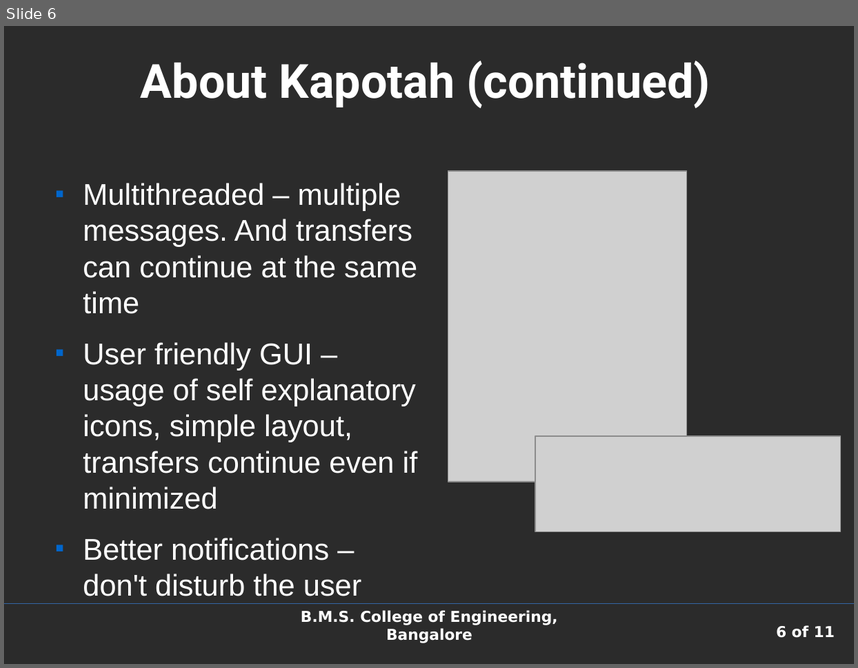
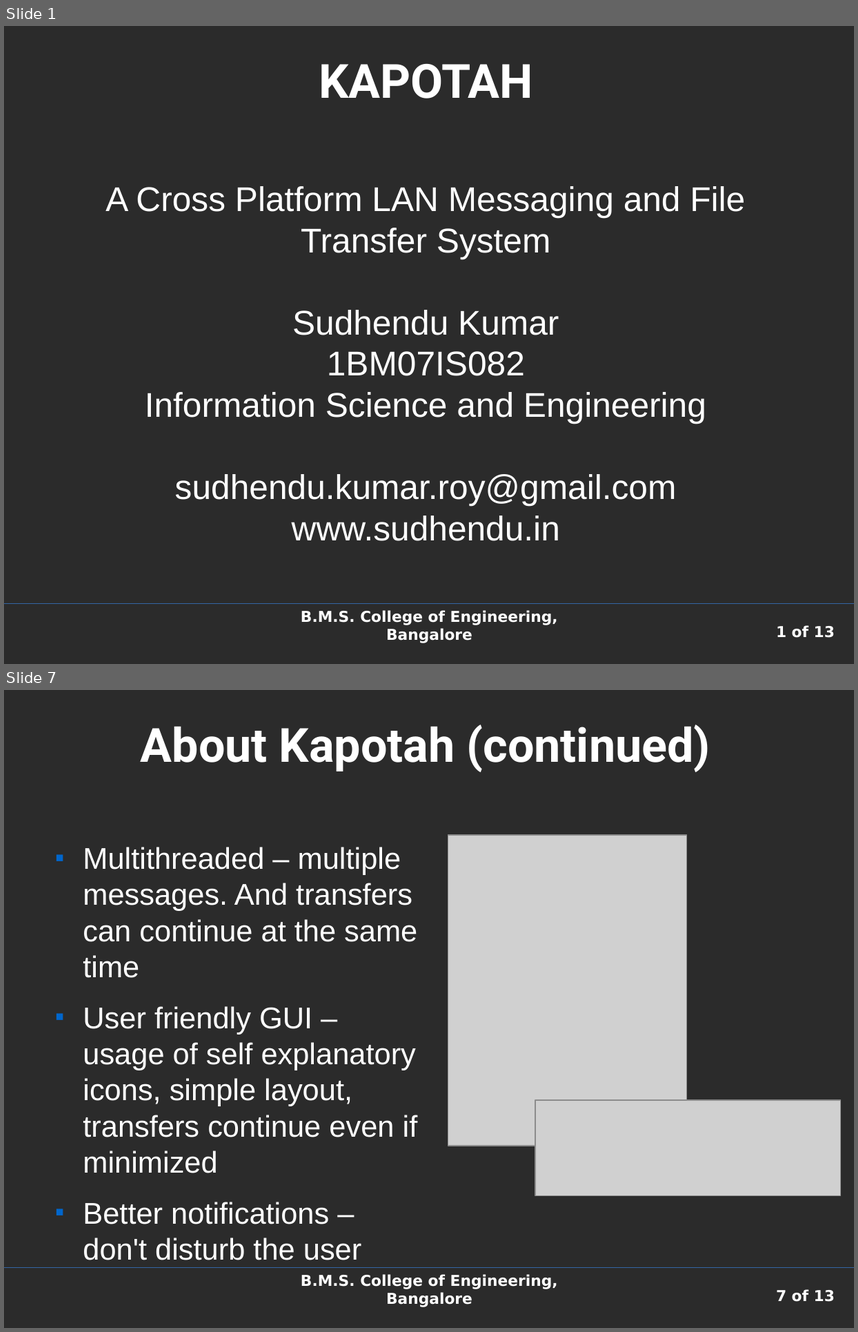
Before and after one commit to shaan7/Kapotah, a slide deck: docs/presentation.odp. Shown one above the other, each under a label of ours: slide 6 before the commit, slides 1 and 7 after it; the slides between them are not shown. The pictures are 858x668 and 858x1332 pixels, drawn with LibreOffice and Linux fonts; fonts in the diff are those of the drawing; grey boxes stand for pictures; background and template pictures are left out; a plain dark background stands for a picture behind light text. Boxes give left, top, right and bottom in pixels: in the first picture for what was removed or moved away, otherwise in the second. Text is boxed around its words. In the diff, an @@ line names an element or a change of style, - is before the commit and + after.

```diff
--- a/docs/presentation.odp
+++ b/docs/presentation.odp
@@ slide 1 added at [4, 26, 854, 664], background picture (left out); not listed: 3 template elements that a slide beside it also shows @@
@@ title added at [319, 63, 533, 98], 44 pt, text #FFFFFF, bold @@
+KAPOTAH
@@ subtitle added at [105, 186, 745, 541], 32 pt, text #FFFFFF @@
+A Cross Platform LAN Messaging and File Transfer System
+Sudhendu Kumar
+1BM07IS082
+Information Science and Engineering
+sudhendu.kumar.roy@gmail.com
+www.sudhendu.in
@@ what was slide 6 is now slide 7 @@
@@ page number at [776, 1289, 835, 1301]: text changed @@
-6 of 11
+7 of 13
```
Also in this commit, not shown: 7 slides changed, 2 other slides added, 1 slide removed, 6 other files.
